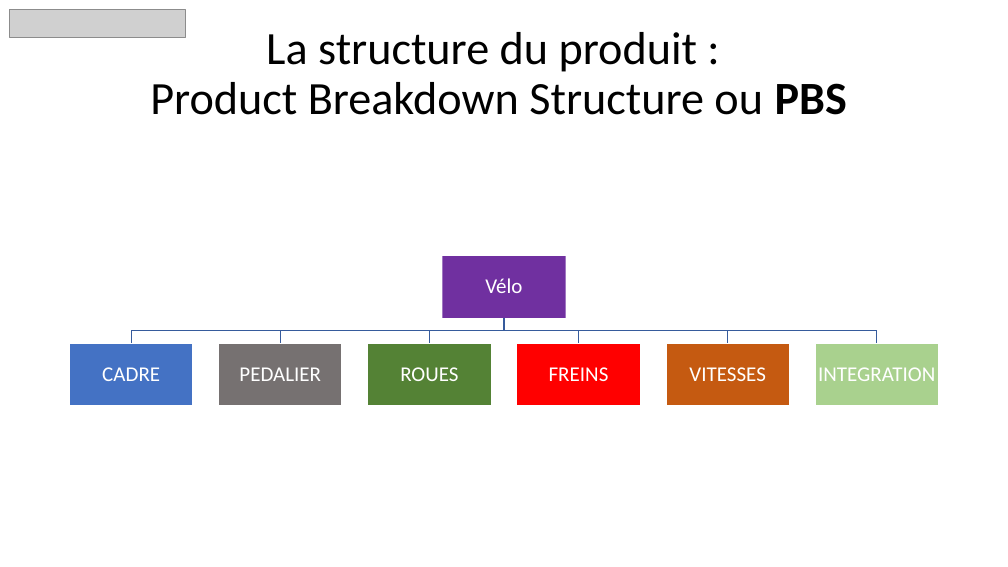
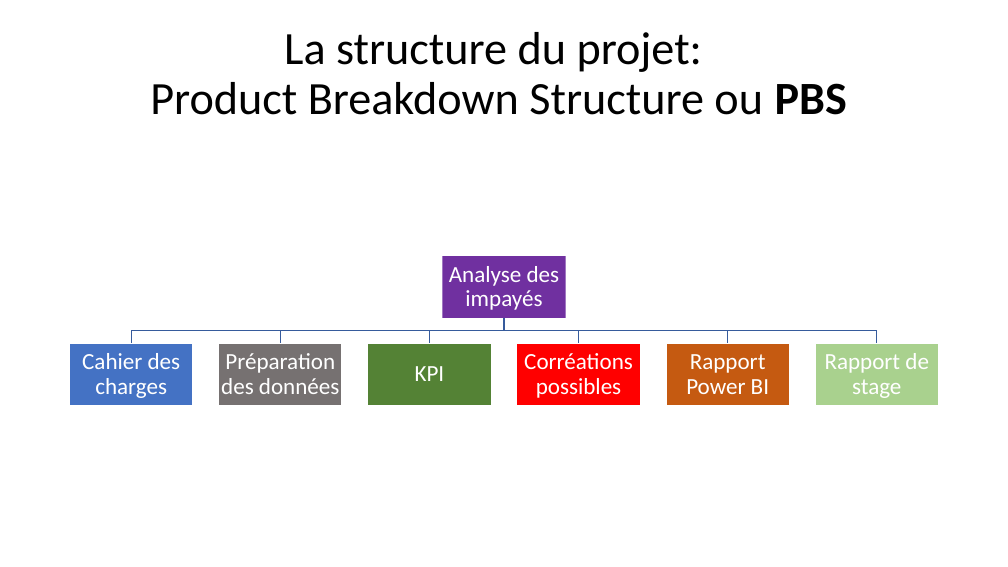
Before and after one commit to Ors-asma/PFE, a slide deck: slide 1 of WBS_projet.pptx (slide 3 before the commit). Drawn at 1008x567 pixels with LibreOffice and Linux fonts; fonts in the diff are those of the drawing; grey boxes stand for pictures. Boxes give left, top, right and bottom in pixels: in the first picture for what was removed or moved away, otherwise in the second. Text is boxed around its words. In the diff, an @@ line names an element or a change of style, - is before the commit and + after.

Commit message:
Update WBS

```diff
--- a/WBS_projet.pptx
+++ b/WBS_projet.pptx
@@ picture removed at (10, 9, 185, 36) @@
@@ title at (150, 32, 847, 115): text changed @@
-La structure du produit :
-Product Breakdown Structure ou PBS
+La structure du projet:
+Product Breakdown Structure ou PBS
@@ text at (449, 266, 560, 310): text changed; size 20 to 22 pt @@
-Vélo
+Analyse des impayés
@@ text at (82, 353, 181, 398): text changed; size 20 to 22 pt @@
-CADRE
+Cahier des charges
@@ text at (221, 353, 339, 394): text changed; size 20 to 22 pt @@
-PEDALIER
+Préparation des données
@@ text at (524, 353, 633, 398): text changed; size 20 to 22 pt @@
-FREINS
+Corréations possibles
@@ text at (686, 354, 769, 394): text changed; size 20 to 22 pt @@
-VITESSES
+Rapport Power BI
@@ text at (825, 353, 929, 398): text changed; size 20 to 22 pt @@
-INTEGRATION
+Rapport de stage
@@ text at (415, 366, 445, 381): text changed; size 20 to 22 pt @@
-ROUES
+KPI
```
Also in this commit, not shown: 1 other slide changed, 2 slides added, 5 slides removed.
